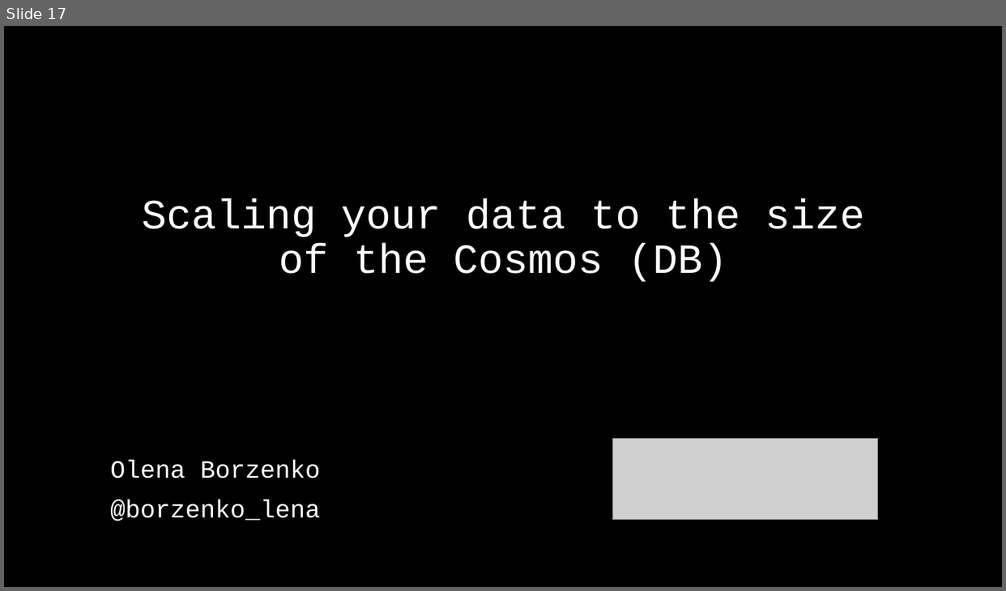
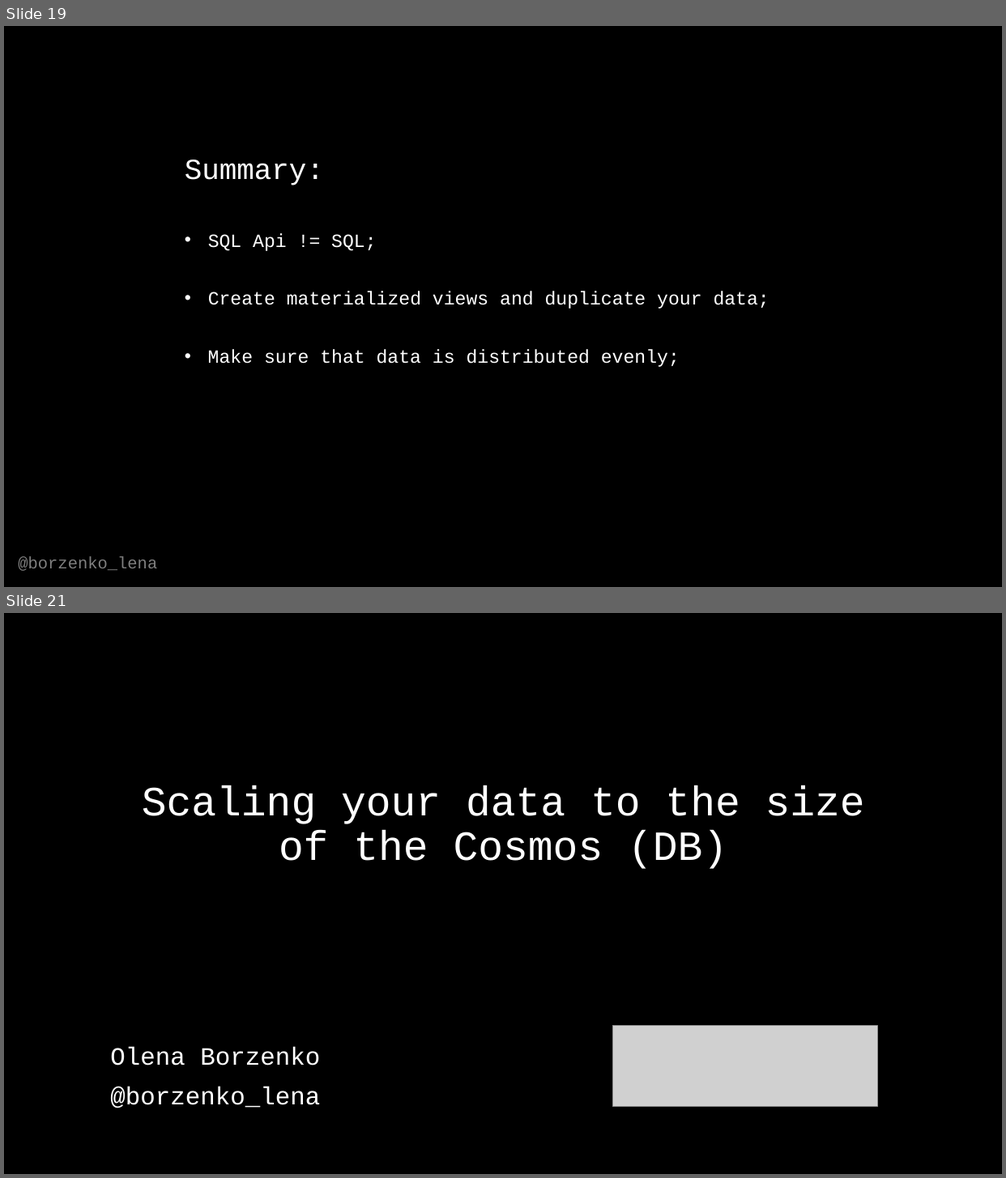
Before and after one commit to OlenaBorzenko/Presentations, a slide deck: ScalingYourDataToTheCosmos.pptx. Shown one above the other, each under a label of ours: slide 17 before the commit, slides 19 and 21 after it; the slides between them are not shown. The pictures are 1006x591 and 1006x1178 pixels, drawn with LibreOffice and Linux fonts; fonts in the diff are those of the drawing; grey boxes stand for pictures. Boxes give left, top, right and bottom in pixels: in the first picture for what was removed or moved away, otherwise in the second. Text is boxed around its words. In the diff, an @@ line names an element or a change of style, - is before the commit and + after.

```diff
--- a/ScalingYourDataToTheCosmos.pptx
+++ b/ScalingYourDataToTheCosmos.pptx
@@ slide 19 added at (4,26,1002,587), background #000000 @@
@@ text added at (185,160,324,186), 28 pt, text #FFFFFF @@
+Summary:
@@ text added at (208,233,376,251), 18 pt, text #FFFFFF @@
+• SQL Api != SQL;
@@ text added at (208,292,769,309), 18 pt, text #FFFFFF @@
+• Create materialized views and duplicate your data;
@@ text added at (208,349,680,367), 18 pt, text #FFFFFF @@
+• Make sure that data is distributed evenly;
@@ text added at (18,557,157,571), 16 pt, text #FFFFFF at 50% opacity @@
+@borzenko_lena
@@ what was slide 17 is now slide 21 @@
```
Also in this commit, not shown: 9 slides changed, 9 other slides added, 6 slides removed.
